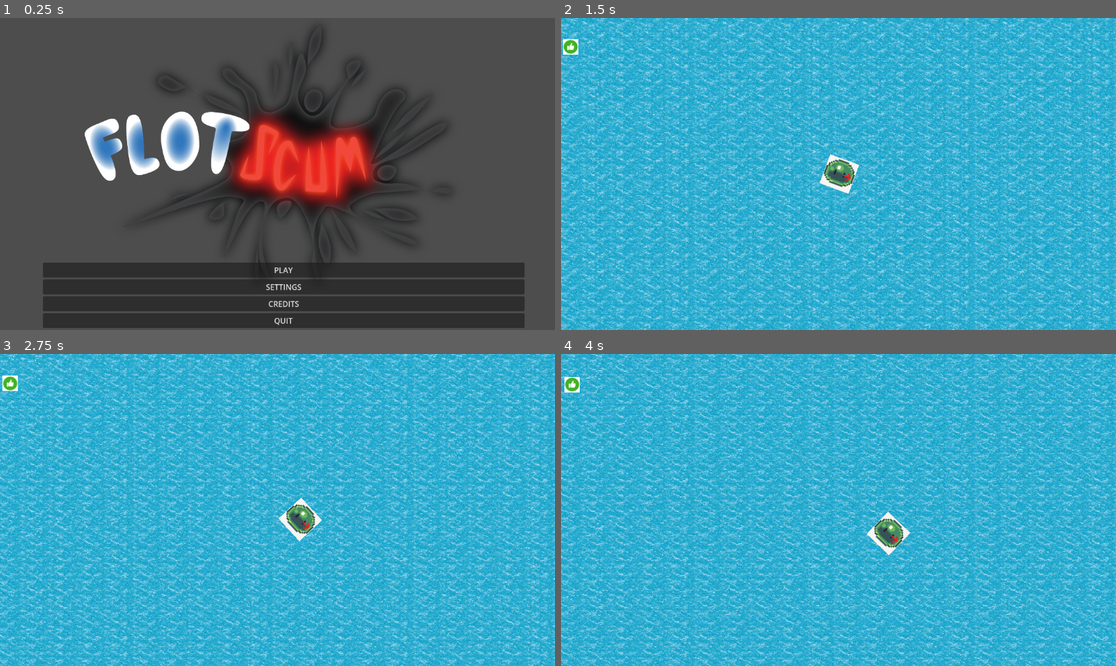
Above: before the commit, frames 1-4 (two rows, left to right).
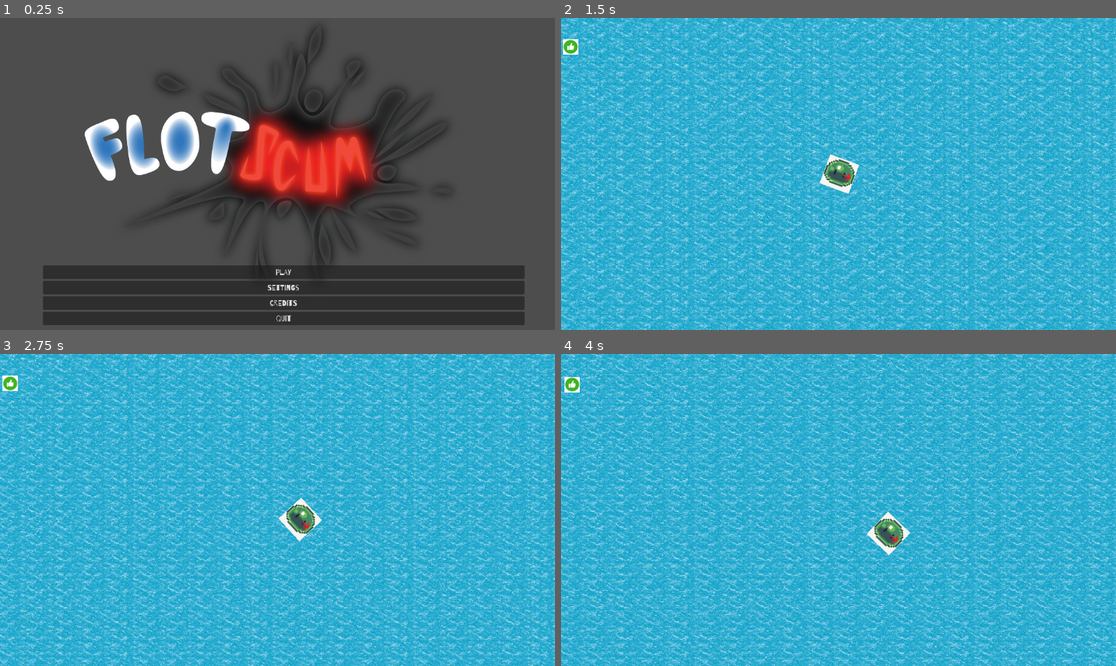
Above: after the commit, the same moments.

Repository: Of-Machines-and-Men/flotscum
Game: Godot game, scene res://scenes/levels/UI/main_menu.tscn
The game is run twice, just before and just after one commit, with the same random seed, the same clock (stepped at 60 frames per second) and the same inputs.
Inputs (mouse positions are in pixels of both pictures, inside the frame that each line leads up to):
- Up to frame 1 (0.25 s): no input
- Up to frame 2 (1.5 s): click "PLAY" at 0.5 s; move the mouse to (960, 158) at 1.27 s; hold D (moveright) from 1.28 s (still down)
- Up to frame 3 (2.75 s): move the mouse to (166, 525) at 2.02 s; release D (moveright) at 2.03 s; hold S (movedown) from 2.03 s (still down)
- Up to frame 4 (4 s): move the mouse to (894, 441) at 2.77 s; release S (movedown) at 2.78 s; hold D (moveright) 2.78-3.53 s; move the mouse to (810, 572) at 3.52 s; hold W (moveup) from 3.53 s (still down)

The runs differ from the first frame. In frame 1, 3.1% of the frame differs, in the area x 7-95%, y 78-100%; in frame 2, less than 0.1%; in frame 3, less than 0.1%; in frame 4, less than 0.1%.

Commit message:
Font update

Diff:
--- a/scenes/levels/UI/main_menu.tscn
+++ b/scenes/levels/UI/main_menu.tscn
@@ -3,6 +3,7 @@
 [ext_resource type="Script" uid="uid://cse0sipir4nhv" path="res://scripts/main_menu.gd" id="1_telv4"]
 [ext_resource type="Script" uid="uid://bvxga6jtlm7kd" path="res://scripts/settings_panel.gd" id="2_dijy4"]
 [ext_resource type="Texture2D" uid="uid://chdix6dtkf4px" path="res://assets/LOGO/FLOTSCUM ALTERED1.svg" id="2_gq817"]
+[ext_resource type="FontFile" uid="uid://befhsw8dexkeu" path="res://assets/fonts/Barriecito-Regular.ttf" id="3_gq817"]
 
 [node name="MainMenu" type="Control" unique_id=85937168]
 layout_mode = 3
@@ -46,19 +47,23 @@
 
 [node name="PlayButton" type="Button" parent="VBoxContainer" unique_id=2146290763]
 layout_mode = 2
+theme_override_fonts/font = ExtResource("3_gq817")
 text = "PLAY"
 
 [node name="SettingsButton" type="Button" parent="VBoxContainer" unique_id=69847764]
 layout_mode = 2
+theme_override_fonts/font = ExtResource("3_gq817")
 text = "SETTINGS
 "
 
 [node name="CreditsButton" type="Button" parent="VBoxContainer" unique_id=270886808]
 layout_mode = 2
+theme_override_fonts/font = ExtResource("3_gq817")
 text = "CREDITS"
 
 [node name="QuitButton" type="Button" parent="VBoxContainer" unique_id=640120204]
 layout_mode = 2
+theme_override_fonts/font = ExtResource("3_gq817")
 text = "QUIT"
 
 [node name="Background" type="TextureRect" parent="." unique_id=1355185762]
@@ -112,6 +117,8 @@
 
 [node name="Close" type="Button" parent="SettingsPanel/VBoxContainer" unique_id=550763309]
 layout_mode = 2
+theme_override_fonts/font = ExtResource("3_gq817")
+text = "CLOSE"
 
 [node name="CreditsPanel" type="Panel" parent="." unique_id=1536161122]
 layout_mode = 1
@@ -153,6 +160,7 @@
 
 [node name="Button" type="Button" parent="CreditsPanel/VBoxContainer" unique_id=2081371552]
 layout_mode = 2
+theme_override_fonts/font = ExtResource("3_gq817")
 text = "CLOSE"
 
 [connection signal="pressed" from="VBoxContainer/PlayButton" to="." method="_on_play_button_pressed"]
